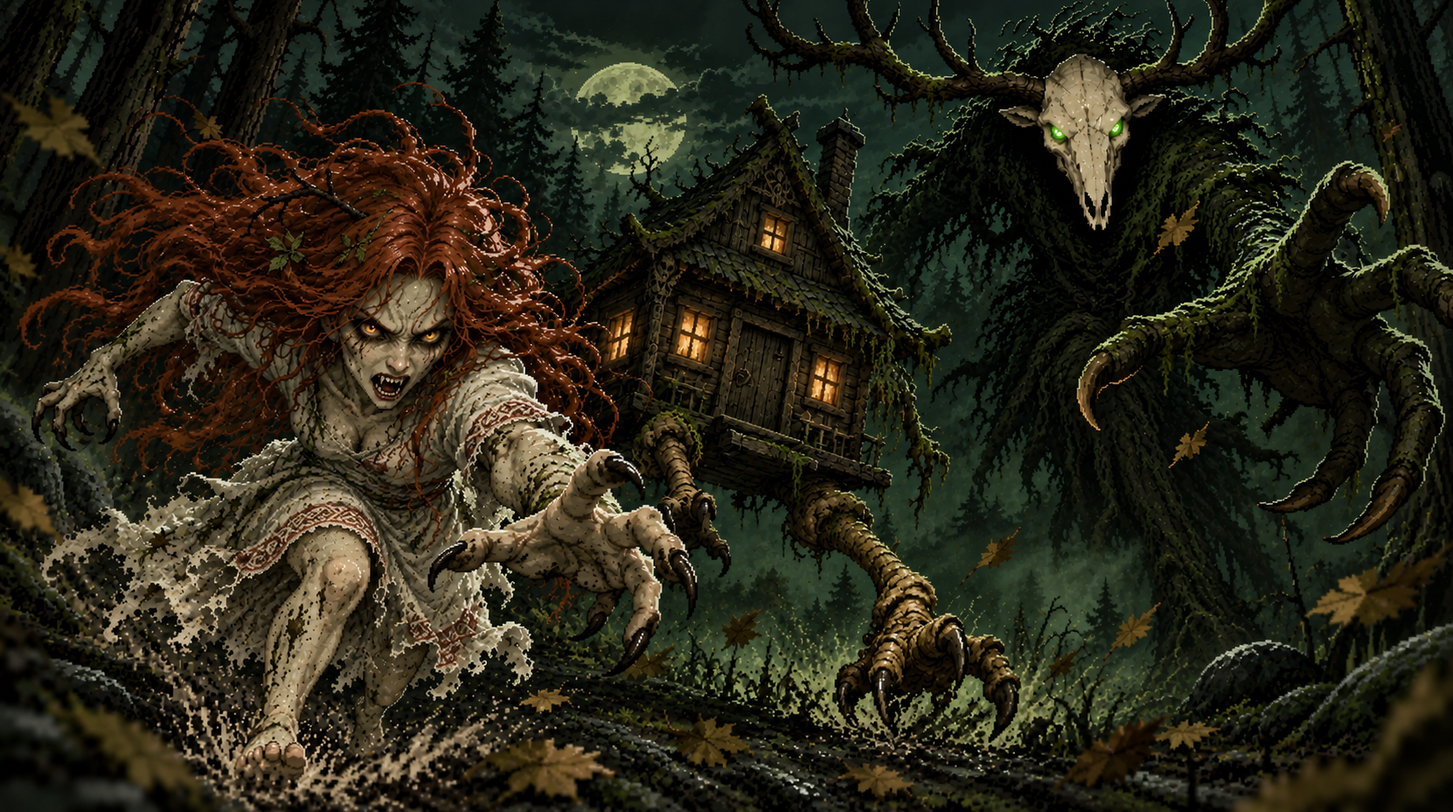
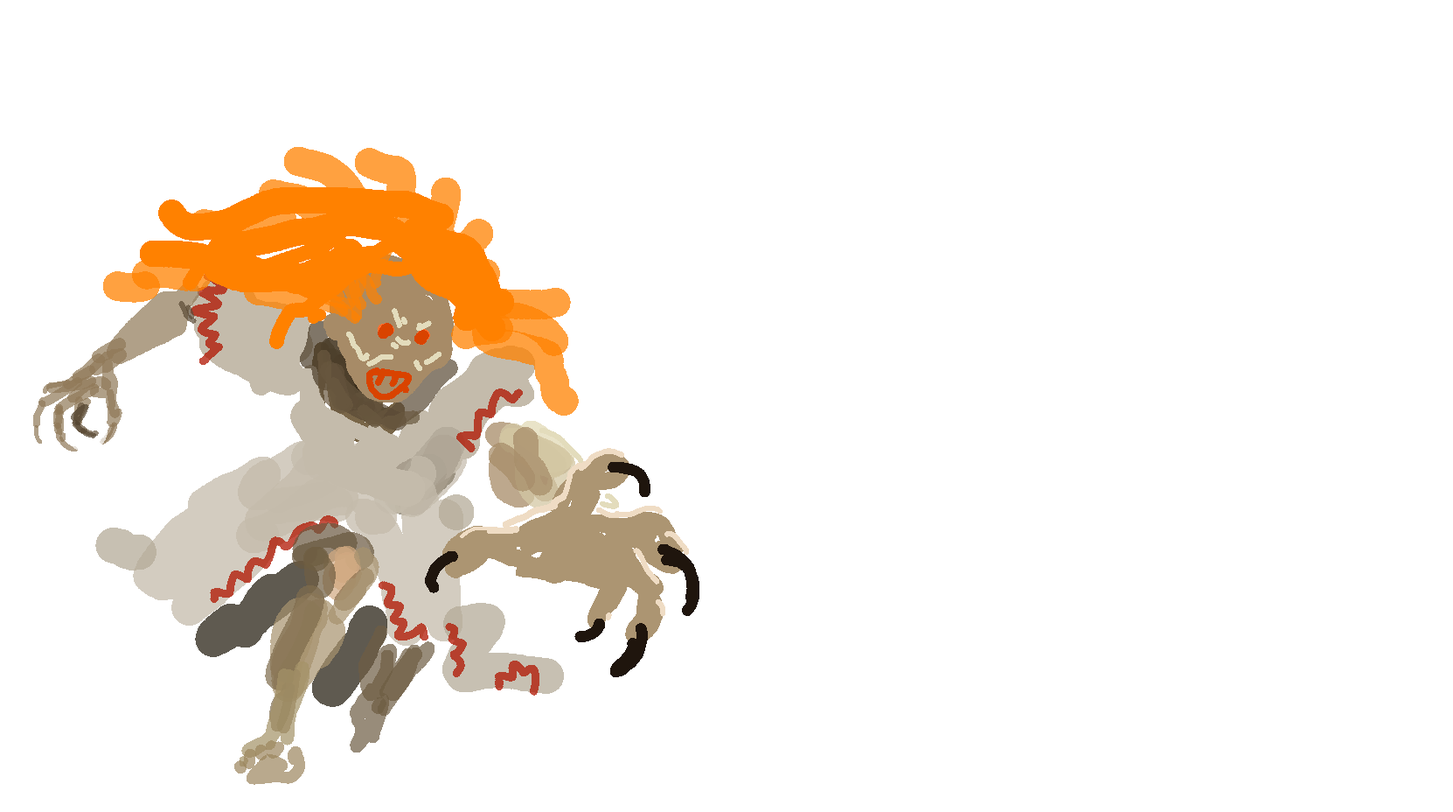
Two versions of the same layered image (1453 x 812). Layer-by-layer changes:
added layer "Paint Layer 2" above "Paint Layer 3" over [55, 111, 616, 448]
added layer "Paint Layer 3" above "Paint Layer 2 (pasted)" over [0, 223, 728, 812]
hid "Paint Layer 2 (pasted)", painted on it over [0, 0, 1453, 812]
